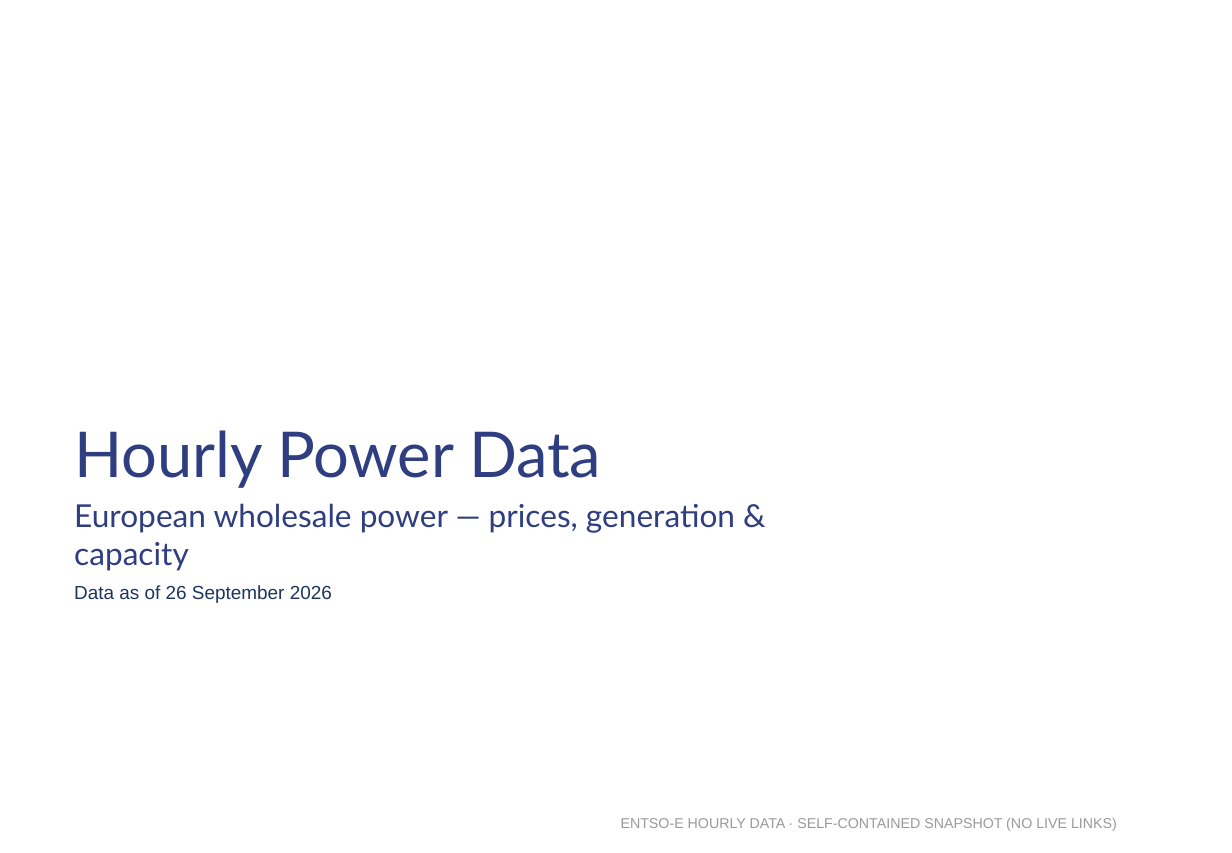
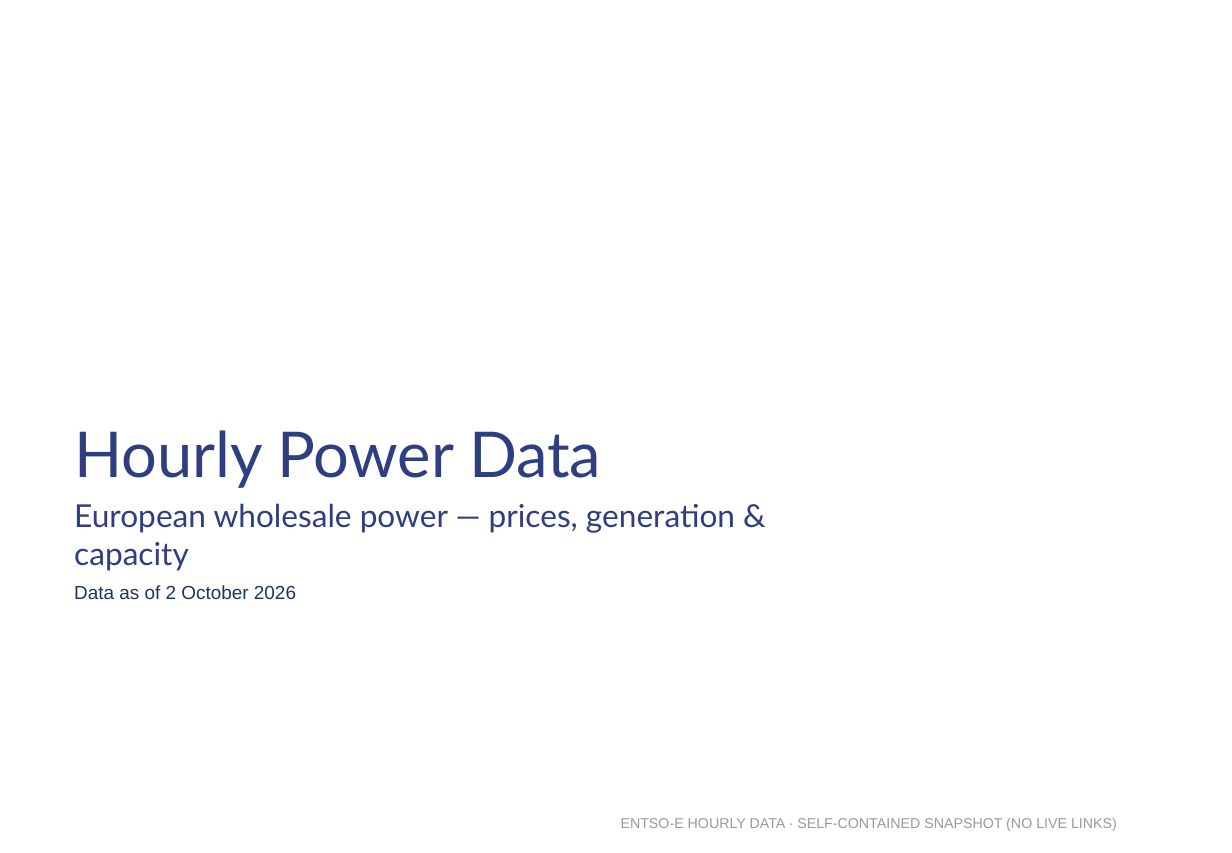
Before and after one commit to Power-Utilities-team/power-price-data, a slide deck: slide 1 of deliverables/HourlyPowerData_snapshot.pptx. Drawn at 1232x853 pixels with LibreOffice and Linux fonts; fonts in the diff are those of the drawing; background and template pictures are left out. Boxes give left, top, right and bottom in pixels: in the first picture for what was removed or moved away, otherwise in the second. Text is boxed around its words. In the diff, an @@ line names an element or a change of style, - is before the commit and + after.

```diff
--- a/deliverables/HourlyPowerData_snapshot.pptx
+++ b/deliverables/HourlyPowerData_snapshot.pptx
@@ text at bbox=[74, 585, 296, 599]: text changed @@
-Data as of 26 September 2026
+Data as of 2 October 2026
```
Also in this commit, not shown: 42 other files.
